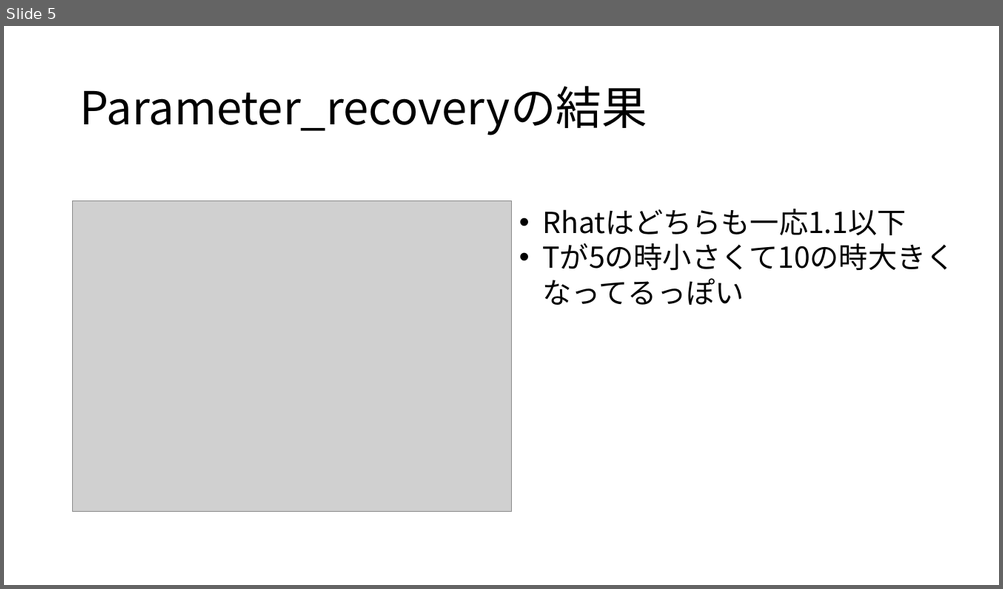
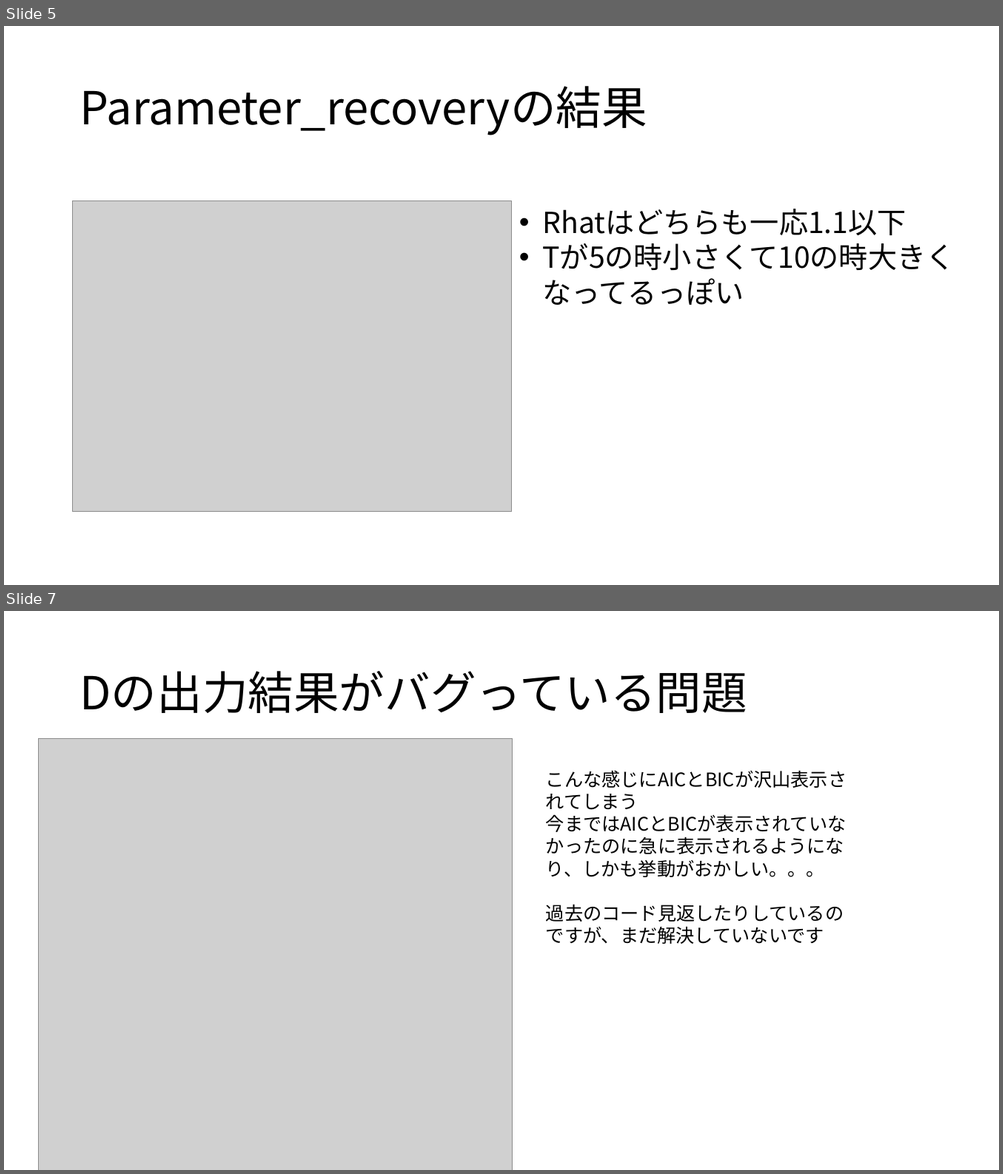
Before and after one commit to Mayu925/lab, a slide deck: ゼミ-727.pptx. Shown one above the other, each under a label of ours: slide 5 before the commit, slides 5 and 7 after it; the slides between them are not shown. The pictures are 1003x589 and 1003x1174 pixels, drawn with LibreOffice and Linux fonts; fonts in the diff are those of the drawing; grey boxes stand for pictures. Boxes give left, top, right and bottom in pixels: in the first picture for what was removed or moved away, otherwise in the second. Text is boxed around its words. In the diff, an @@ line names an element or a change of style, - is before the commit and + after.

```diff
--- a/ゼミ-727.pptx
+++ b/ゼミ-727.pptx
@@ slide 7 added at [4,611,999,1170], background #FFFFFF @@
@@ title added at [79,671,747,713], 44 pt, text #000000 @@
+Dの出力結果がバグっている問題
@@ picture added at [38,738,512,1170] @@
@@ text added at [546,770,846,944], 18 pt, text #000000 @@
+こんな感じにAICとBICが沢山表示されてしまう
+今まではAICとBICが表示されていなかったのに急に表示されるようになり、しかも挙動がおかしい。。。
+過去のコード見返したりしているのですが、まだ解決していないです
```
Also in this commit, not shown: 1 slide changed, 1 other slide added, 12 other files.
